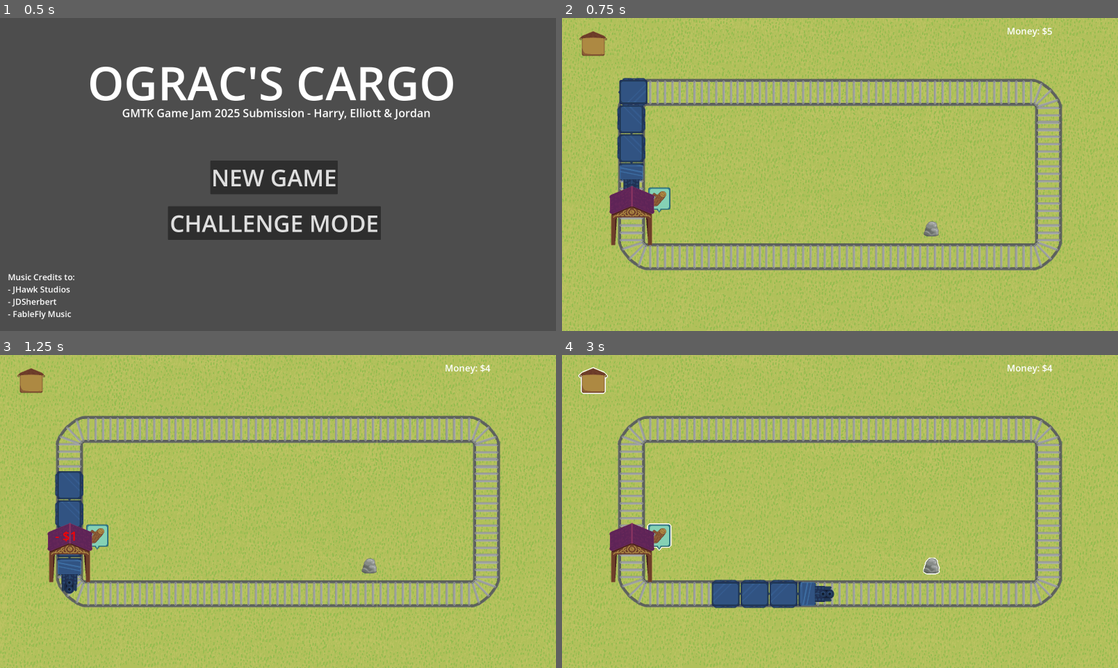
Above: before the commit, frames 1-4 (two rows, left to right).
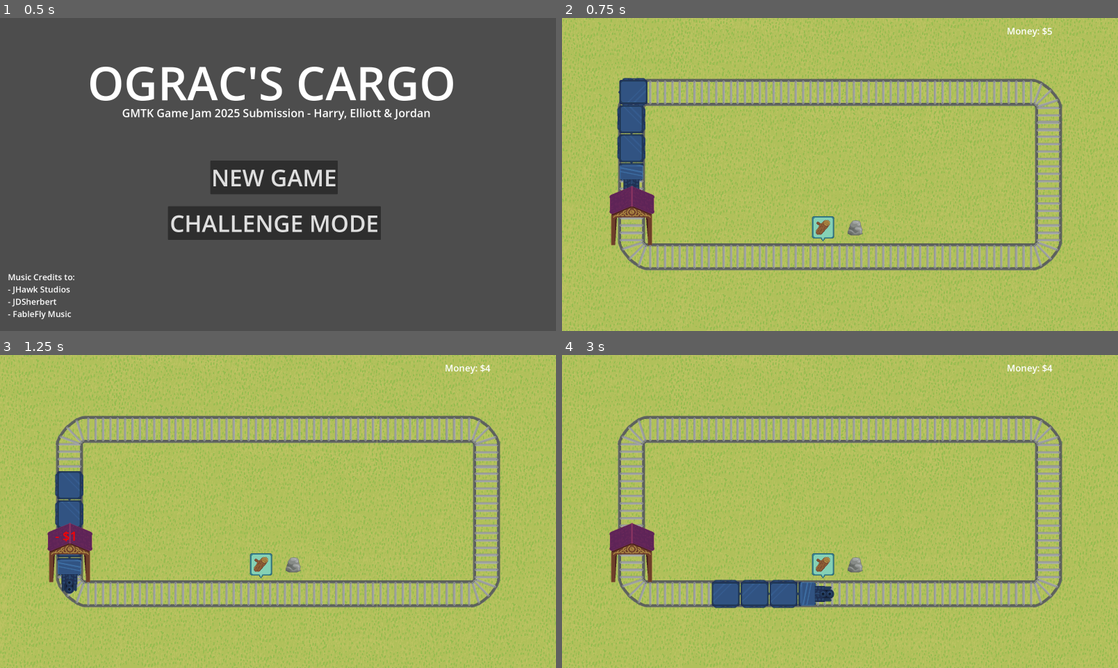
Above: after the commit, the same moments.

Repository: decadentpig/GMTK2025
Game: Godot game, scene res://main_menu.tscn
The game is run twice, just before and just after one commit, with the same random seed, the same clock (stepped at 60 frames per second) and the same inputs.
Inputs (mouse positions are in pixels of both pictures, inside the frame that each line leads up to):
- Up to frame 1 (0.5 s): no input
- Up to frame 2 (0.75 s): click "CHALLENGE MODE" at 0.5 s
- Up to frame 3 (1.25 s): no input
- Up to frame 4 (3 s): move the mouse to (928, 564) at 1.27 s; click (928, 564) at 1.35 s; move the mouse to (662, 536) at 2.02 s; click (662, 536) at 2.1 s; move the mouse to (595, 380) at 2.77 s; click (595, 380) at 2.85 s

Frame 1 is identical in both runs. In frame 2, 1.1% of the frame differs, in the area x 3-68%, y 4-72%; in frame 3, 1.1%; in frame 4, 1.2%, in the area x 2-68%, y 3-72%.

Commit message:
Implemented predetermined spawn locations

Diff:
--- a/game_manager.gd
+++ b/game_manager.gd
@@ -17,6 +17,7 @@
 @export var ui_layer: CanvasLayer
 @onready var floating_text_prefab = preload("res://Scenes/floating_text_prefab.tscn")
 @export var checkpoint_node: Checkpoint_Node
+@export var node_spawns: Node2D
 
 func func_get_cord_for_side(side: Variant) -> int:
 	if typeof(side) == TYPE_INT:
@@ -28,40 +29,50 @@
 		return 0
 
 func get_item_spawn_location() -> Array:
-	var top_left_point = {"x": 300, "y": 320}
-	var bottom_left_point = {"x": 300, "y": 1030}
-	var bottom_right_point = {"x": 2100, "y": 1030}
-	var top_right_point = {"x": 2100, "y": 320}
+	if node_spawns.get_child_count() == 0:
+		print("Error! Could not find children in Node Spawns")
+		return [0, 0]
 
-	var sides = [
-		# Outer left
-		{"x": top_left_point["x"] - RESOURCE_SPAWN_TRACK_OFFSET, "y": [top_left_point["y"] + CARRIAGE_SIZE, bottom_left_point["y"] - CARRIAGE_SIZE]},
-		# Inner left
-		{"x": top_left_point["x"] + RESOURCE_SPAWN_TRACK_OFFSET, "y": [top_left_point["y"] + CARRIAGE_SIZE, bottom_left_point["y"] - CARRIAGE_SIZE]},
-		# Outer bottom
-		{"x": [bottom_left_point["x"] + CARRIAGE_SIZE, bottom_right_point["x"] - CARRIAGE_SIZE], "y": bottom_left_point["y"] + RESOURCE_SPAWN_TRACK_OFFSET},
-		# Inner bottom
-		{"x": [bottom_left_point["x"] + CARRIAGE_SIZE, bottom_right_point["x"] - CARRIAGE_SIZE], "y": bottom_left_point["y"] - RESOURCE_SPAWN_TRACK_OFFSET},
-		# Outer right
-		{"x": bottom_right_point["x"] + RESOURCE_SPAWN_TRACK_OFFSET, "y": [top_right_point["y"] + CARRIAGE_SIZE, bottom_right_point["y"] - CARRIAGE_SIZE]},
-		# Inner right
-		{"x": bottom_right_point["x"] - RESOURCE_SPAWN_TRACK_OFFSET, "y": [top_right_point["y"] + CARRIAGE_SIZE, bottom_right_point["y"] - CARRIAGE_SIZE]},
-		# Outer top
-		{"x": [top_left_point["x"] + CARRIAGE_SIZE, top_right_point["x"] - CARRIAGE_SIZE], "y": top_right_point["y"] - RESOURCE_SPAWN_TRACK_OFFSET},
-		# Inner top
-		{"x": [top_left_point["x"] + CARRIAGE_SIZE, top_right_point["x"] - CARRIAGE_SIZE], "y": top_right_point["y"] + RESOURCE_SPAWN_TRACK_OFFSET},
-	]
+	var random_index = randi() % node_spawns.get_child_count()
+	var spawn = node_spawns.get_child(random_index)
 
+	return [spawn.position.x, spawn.position.y]
 
-	# Pick side that resource spawns on
-	var random_side_index = randi() % sides.size()
-	var chosen_side = sides[random_side_index]
-
-	# Choose spawn location on side
-	var chosen_x = func_get_cord_for_side(chosen_side["x"])
-	var chosen_y = func_get_cord_for_side(chosen_side["y"])
-
-	return [chosen_x, chosen_y]
+#func get_item_spawn_location() -> Array:
+	#var top_left_point = {"x": 300, "y": 320}
+	#var bottom_left_point = {"x": 300, "y": 1030}
+	#var bottom_right_point = {"x": 2100, "y": 1030}
+	#var top_right_point = {"x": 2100, "y": 320}
+	#
+	#var sides = [
+		## Outer left
+		#{"x": top_left_point["x"] - RESOURCE_SPAWN_TRACK_OFFSET, "y": [top_left_point["y"] + CARRIAGE_SIZE, bottom_left_point["y"] - CARRIAGE_SIZE]},
+		## Inner left
+		#{"x": top_left_point["x"] + RESOURCE_SPAWN_TRACK_OFFSET, "y": [top_left_point["y"] + CARRIAGE_SIZE, bottom_left_point["y"] - CARRIAGE_SIZE]},
+		## Outer bottom
+		#{"x": [bottom_left_point["x"] + CARRIAGE_SIZE, bottom_right_point["x"] - CARRIAGE_SIZE], "y": bottom_left_point["y"] + RESOURCE_SPAWN_TRACK_OFFSET},
+		## Inner bottom
+		#{"x": [bottom_left_point["x"] + CARRIAGE_SIZE, bottom_right_point["x"] - CARRIAGE_SIZE], "y": bottom_left_point["y"] - RESOURCE_SPAWN_TRACK_OFFSET},
+		## Outer right
+		#{"x": bottom_right_point["x"] + RESOURCE_SPAWN_TRACK_OFFSET, "y": [top_right_point["y"] + CARRIAGE_SIZE, bottom_right_point["y"] - CARRIAGE_SIZE]},
+		## Inner right
+		#{"x": bottom_right_point["x"] - RESOURCE_SPAWN_TRACK_OFFSET, "y": [top_right_point["y"] + CARRIAGE_SIZE, bottom_right_point["y"] - CARRIAGE_SIZE]},
+		## Outer top
+		#{"x": [top_left_point["x"] + CARRIAGE_SIZE, top_right_point["x"] - CARRIAGE_SIZE], "y": top_right_point["y"] - RESOURCE_SPAWN_TRACK_OFFSET},
+		## Inner top
+		#{"x": [top_left_point["x"] + CARRIAGE_SIZE, top_right_point["x"] - CARRIAGE_SIZE], "y": top_right_point["y"] + RESOURCE_SPAWN_TRACK_OFFSET},
+	#]
+	#
+		#
+	## Pick side that resource spawns on
+	#var random_side_index = randi() % sides.size()
+	#var chosen_side = sides[random_side_index]
+	#
+	## Choose spawn location on side
+	#var chosen_x = func_get_cord_for_side(chosen_side["x"])
+	#var chosen_y = func_get_cord_for_side(chosen_side["y"])
+	#
+	#return [chosen_x, chosen_y]
 
 func get_random_resource() -> GlobalVariables.RESOURCE_TYPE:
 	var resources = [GlobalVariables.RESOURCE_TYPE.WOOD, GlobalVariables.RESOURCE_TYPE.METAL]
--- a/scene.tscn
+++ b/scene.tscn
@@ -8,9 +8,6 @@
 [ext_resource type="Texture2D" uid="uid://dhub01kk6a2gc" path="res://Assets/Train-Engine.png" id="4_u3cyc"]
 [ext_resource type="Script" uid="uid://c6flyx4fgnuos" path="res://checkpoint_node.gd" id="6_y2354"]
 [ext_resource type="Texture2D" uid="uid://5ocrh8uklhdo" path="res://Assets/Taxgate.png" id="7_xlvrw"]
-[ext_resource type="Script" uid="uid://g878vfqiq6x8" path="res://factory_node.gd" id="9_5juve"]
-[ext_resource type="Texture2D" uid="uid://byfx0afpgtriv" path="res://Assets/Factory1.png" id="9_73fnb"]
-[ext_resource type="Texture2D" uid="uid://r11cppd6bih2" path="res://Assets/Icon-Wood.png" id="11_fy5k1"]
 
 [sub_resource type="Curve2D" id="Curve2D_u3cyc"]
 bake_interval = 0.01
@@ -28,9 +25,6 @@
 [sub_resource type="RectangleShape2D" id="RectangleShape2D_ni31j"]
 size = Vector2(128, 128)
 
-[sub_resource type="RectangleShape2D" id="RectangleShape2D_5juve"]
-size = Vector2(123, 114.5)
-
 [node name="Scene" type="Node2D"]
 
 [node name="Background" type="TextureRect" parent="."]
@@ -38,10 +32,11 @@
 offset_bottom = 1350.0
 texture = ExtResource("1_xlvrw")
 
-[node name="Game_Manager" type="Node2D" parent="." node_paths=PackedStringArray("ui_layer", "checkpoint_node")]
+[node name="Game_Manager" type="Node2D" parent="." node_paths=PackedStringArray("ui_layer", "checkpoint_node", "node_spawns")]
 script = ExtResource("1_u3cyc")
 ui_layer = NodePath("../UI_Layer")
 checkpoint_node = NodePath("../Checkpoint_Node")
+node_spawns = NodePath("../Node_Spawns")
 
 [node name="Path2D" type="Path2D" parent="."]
 curve = SubResource("Curve2D_u3cyc")
@@ -633,45 +628,4 @@
 
 [node name="UI_Layer" type="CanvasLayer" parent="."]
 
-[node name="Factory_Node" type="RigidBody2D" parent="."]
-position = Vector2(135, 115)
-input_pickable = true
-gravity_scale = 0.0
-script = ExtResource("9_5juve")
-
-[node name="Sprite2D" type="Sprite2D" parent="Factory_Node"]
-texture = ExtResource("9_73fnb")
-
-[node name="Single_Input_Sprite" type="Sprite2D" parent="Factory_Node"]
-visible = false
-modulate = Color(1, 1, 1, 0.501961)
-position = Vector2(0, -76)
-scale = Vector2(0.5, 0.5)
-texture = ExtResource("11_fy5k1")
-
-[node name="Left_Input_Sprite" type="Sprite2D" parent="Factory_Node"]
-visible = false
-modulate = Color(1, 1, 1, 0.501961)
-position = Vector2(-25, -76)
-scale = Vector2(0.5, 0.5)
-texture = ExtResource("11_fy5k1")
-
-[node name="Right_Input_Sprite" type="Sprite2D" parent="Factory_Node"]
-visible = false
-modulate = Color(1, 1, 1, 0.501961)
-position = Vector2(28, -76)
-scale = Vector2(0.5, 0.5)
-texture = ExtResource("11_fy5k1")
-
-[node name="Output_Sprite" type="Sprite2D" parent="Factory_Node"]
-visible = false
-modulate = Color(1, 1, 1, 0.501961)
-position = Vector2(0, 8)
-texture = ExtResource("11_fy5k1")
-
-[node name="CollisionShape2D" type="CollisionShape2D" parent="Factory_Node"]
-position = Vector2(0, -4)
-shape = SubResource("RectangleShape2D_5juve")
-
 [connection signal="area_entered" from="Path2D/Train/Area2D" to="Path2D/Train" method="_on_area_2d_area_entered"]
-[connection signal="input_event" from="Factory_Node" to="Factory_Node" method="_on_input_event"]
Not shown: 1 places in scene.tscn that only renumber resources
